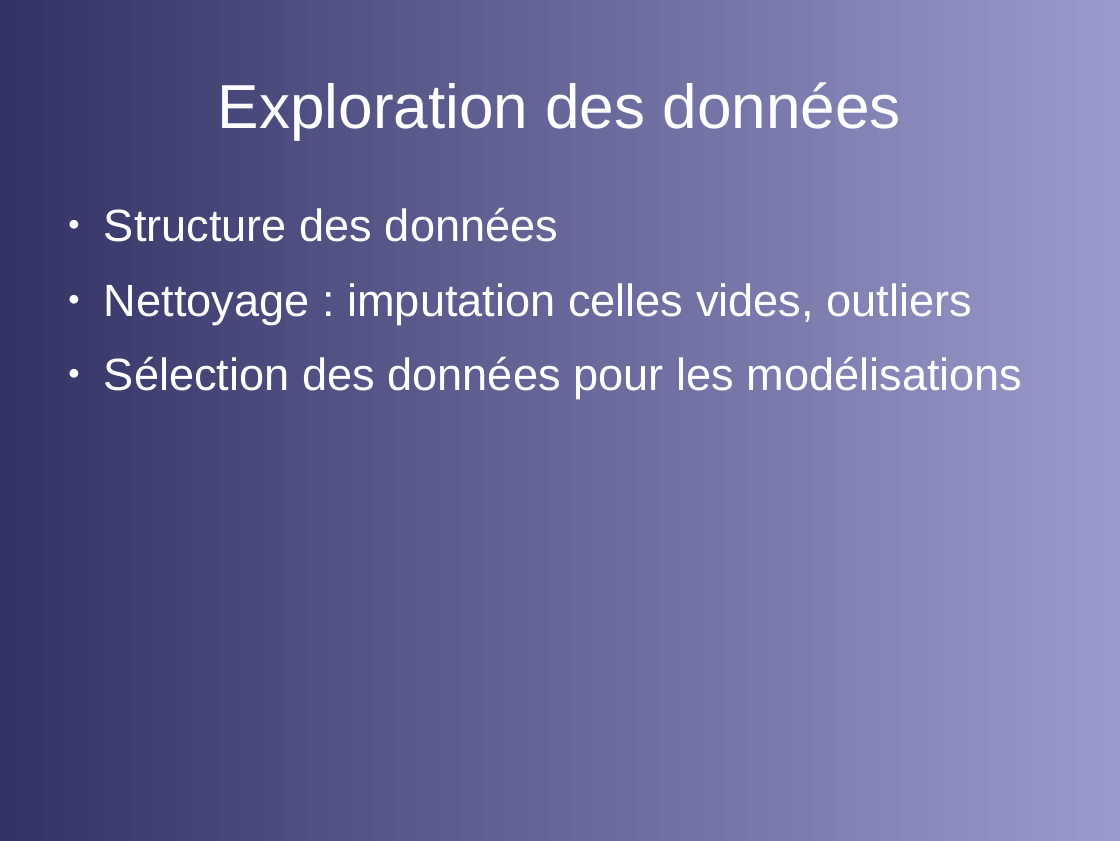
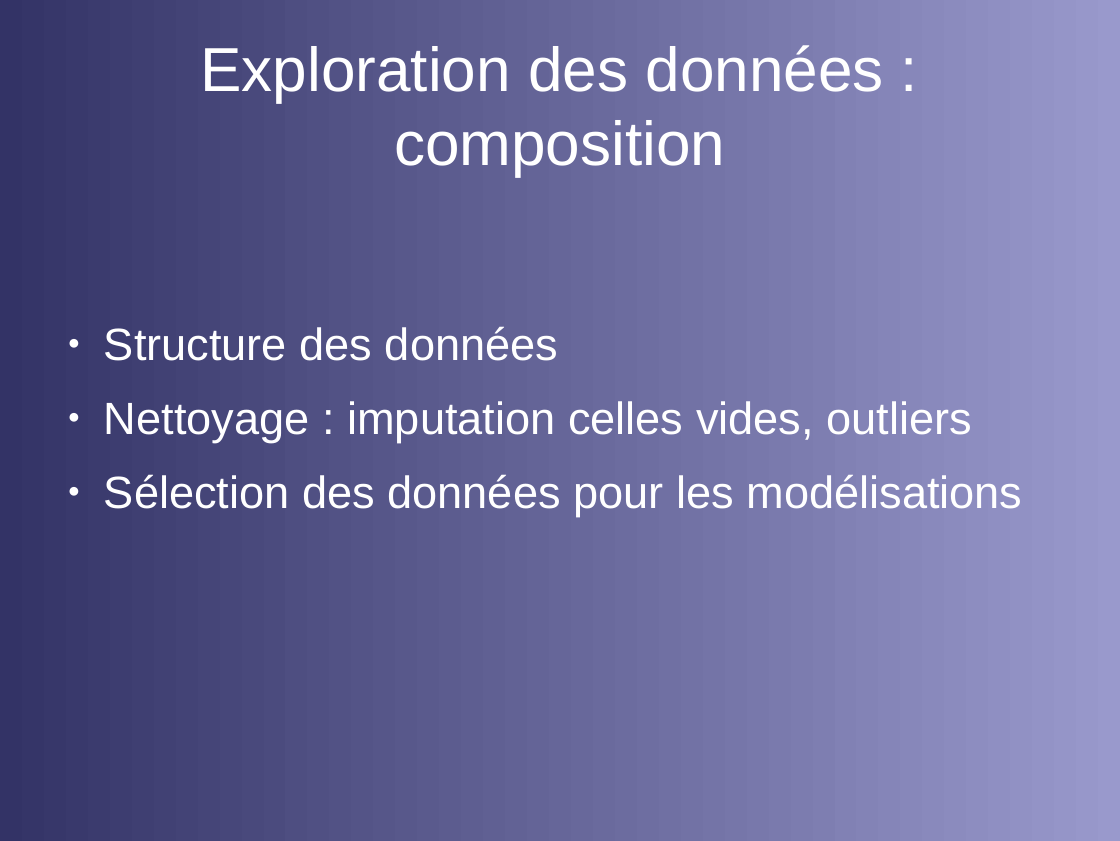
Before and after one commit to opsabarsec/African-soil-chemistry, a slide deck: slide 4 of documents/P7_presentation.odp. Drawn at 1120x841 pixels with LibreOffice and Linux fonts; fonts in the diff are those of the drawing. Boxes give left, top, right and bottom in pixels: in the first picture for what was removed or moved away, otherwise in the second. Text is boxed around its words. In the diff, an @@ line names an element or a change of style, - is before the commit and + after.

Commit message:
presentation final

```diff
--- a/documents/P7_presentation.odp
+++ b/documents/P7_presentation.odp
@@ title at box(201, 45, 884, 177): text changed @@
-Exploration des données
+Exploration des données :
+composition
@@ text "Structure des données": place and size @@
-text "Structure des données" at box(104, 207, 1022, 398)
+text "Structure des données" at box(104, 326, 1022, 517)
```
Also in this commit, not shown: 1 slide added, 2 other files.
